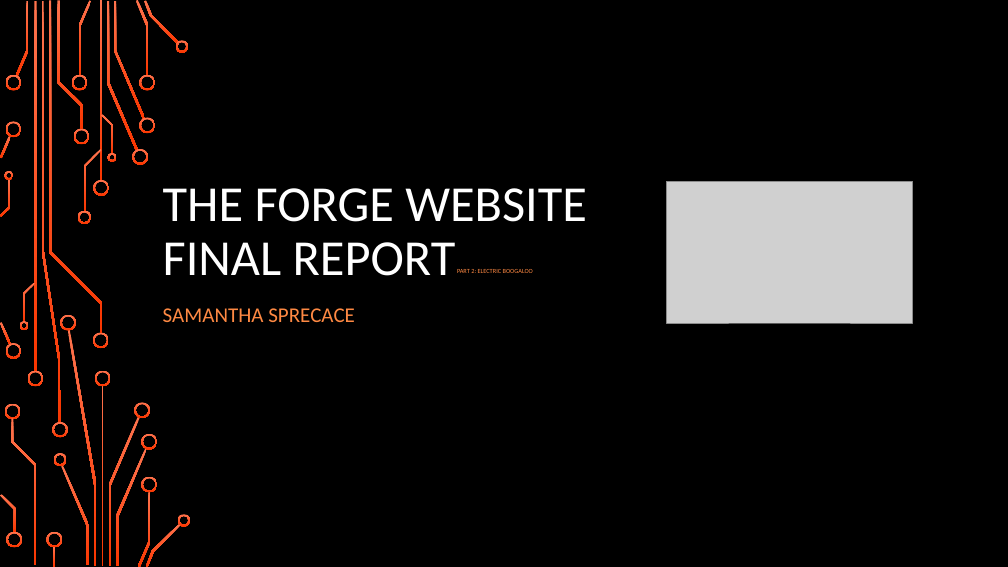
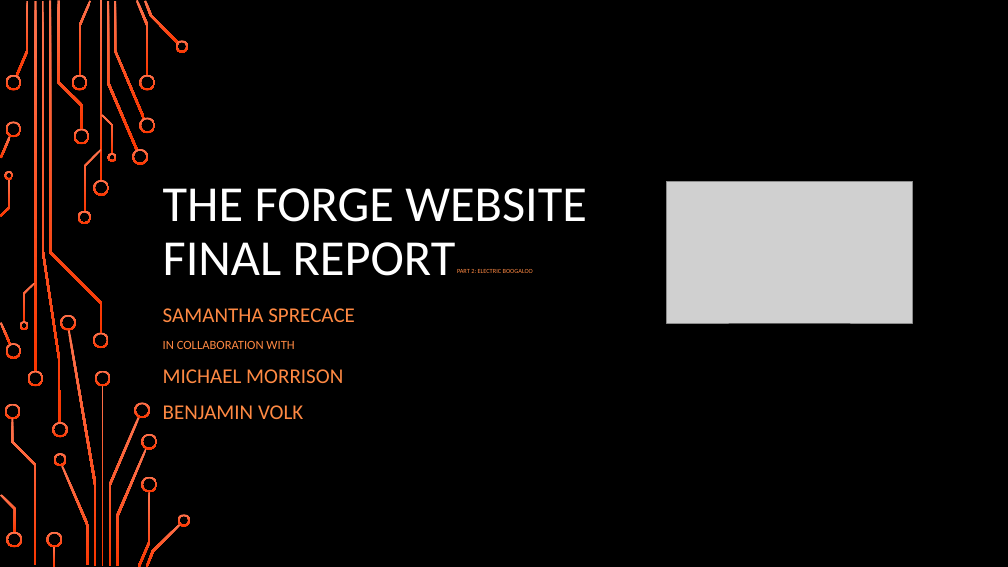
Before and after one commit to samspre/Open-Source-Software, a slide deck: slide 1 of Project/Project Update Final.pptx. Drawn at 1008x567 pixels with LibreOffice and Linux fonts; fonts in the diff are those of the drawing; grey boxes stand for pictures; background and template pictures are left out. Boxes give left, top, right and bottom in pixels: in the first picture for what was removed or moved away, otherwise in the second. Text is boxed around its words. In the diff, an @@ line names an element or a change of style, - is before the commit and + after.

```diff
--- a/Project/Project Update Final.pptx
+++ b/Project/Project Update Final.pptx
@@ subtitle at (163,341,343,419): paragraphs added @@
+IN COLLABORATION WITH
+MICHAEL MORRISON
+BENJAMIN VOLK
```
Also in this commit, not shown: 1 other slide changed.
